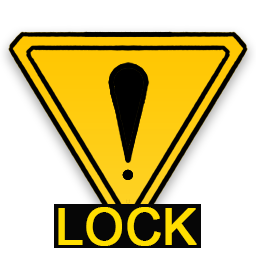
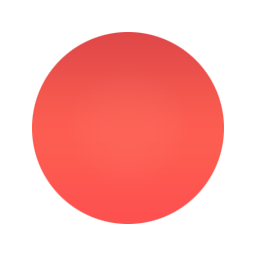
Layer changes from the first 256x256 image to the second:
showed group "LifeToken" (2 layers) over (32, 32, 224, 224)
added layer "Red" in group "LifeToken" over (32, 32, 224, 224)
hid group "DamageTokenSlightDmgLock" (5 layers) over (8, 31, 248, 248)
